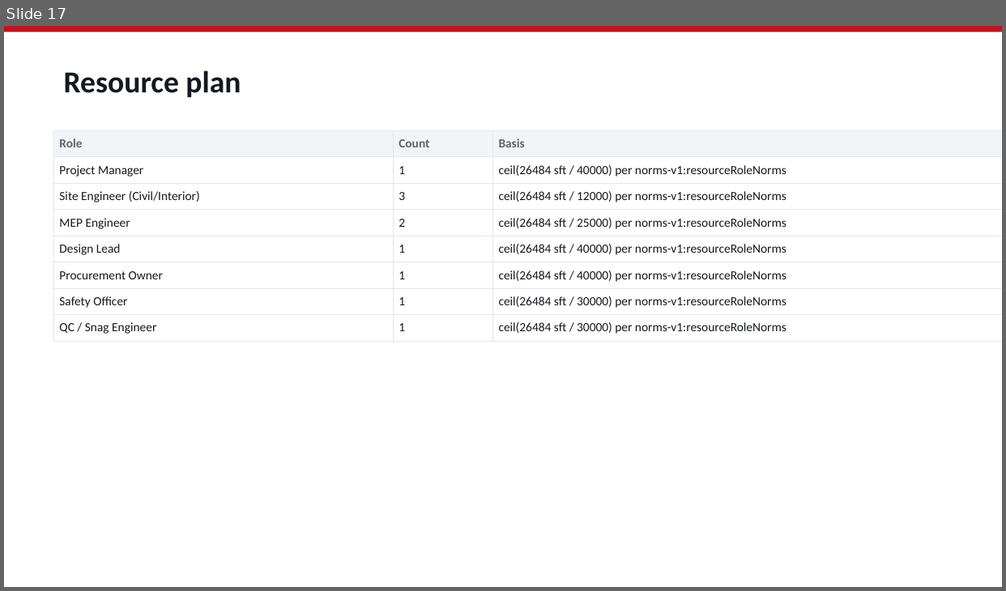
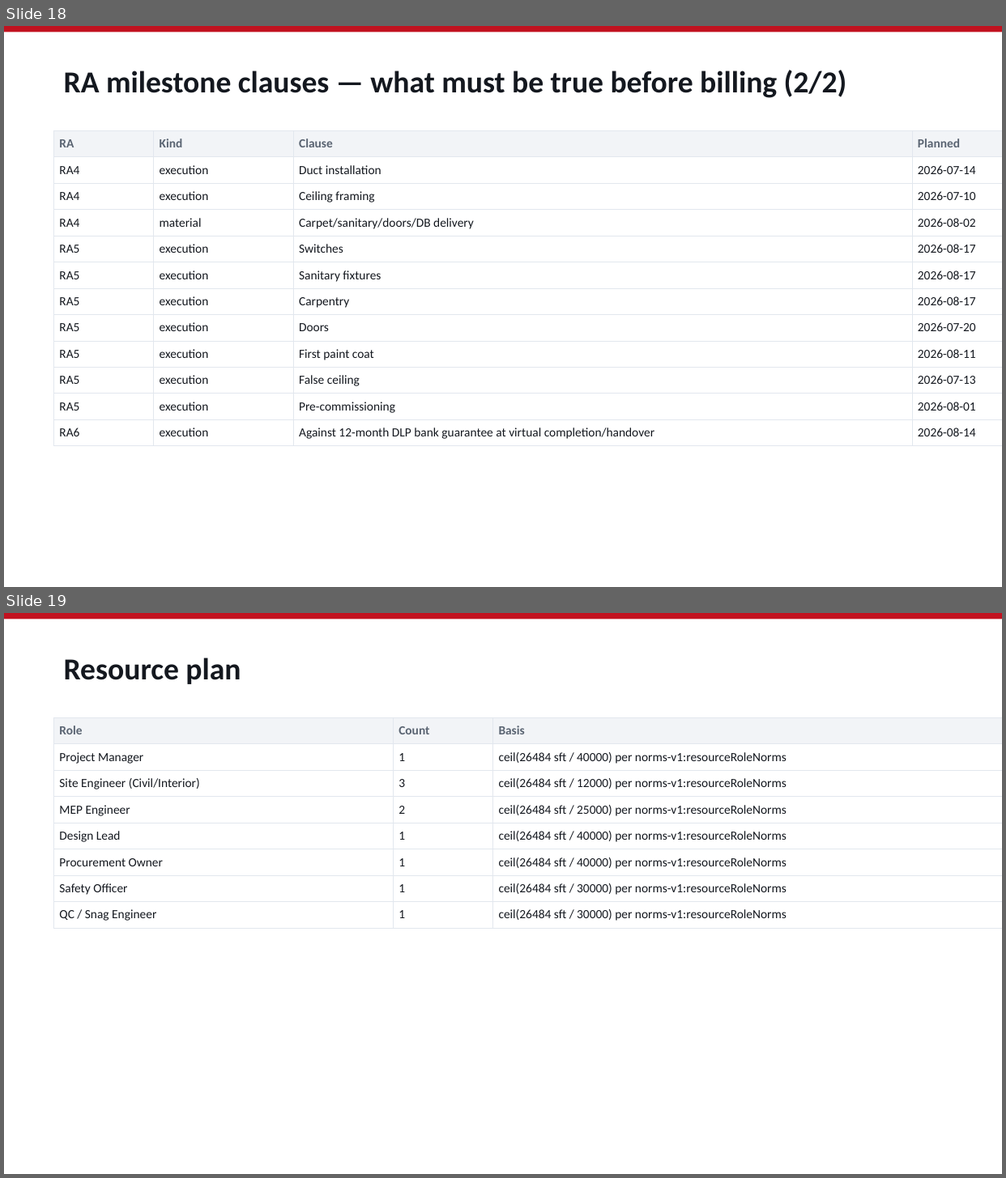
Before and after one commit to aayushdhoot/Planning-Engine, a slide deck: sample-output/skf-pune-internal-deck.pptx. Shown one above the other, each under a label of ours: slide 17 before the commit, slides 18 and 19 after it. The pictures are 1006x591 and 1006x1178 pixels, drawn with LibreOffice and Linux fonts; fonts in the diff are those of the drawing. Boxes give left, top, right and bottom in pixels: in the first picture for what was removed or moved away, otherwise in the second. Text is boxed around its words. In the diff, an @@ line names an element or a change of style, - is before the commit and + after.

```diff
--- a/sample-output/skf-pune-internal-deck.pptx
+++ b/sample-output/skf-pune-internal-deck.pptx
@@ slide 18 added at <box>4,26,1002,587</box>, background #FFFFFF @@
@@ rectangle added at <box>4,26,1002,32</box>, fill #C1121F @@
@@ text added at <box>64,70,847,98</box>, 22 pt, text #14181F, bold @@
+RA milestone clauses — what must be true before billing (2/2)
@@ table added at <box>54,130,1002,442</box>, 12 rows, 5 columns @@
+RA | Kind | Clause | Planned | Status
+RA4 | execution | Duct installation | 2026-07-14 | Delayed
+RA4 | execution | Ceiling framing | 2026-07-10 | Delayed
+RA4 | material | Carpet/sanitary/doors/DB delivery | 2026-08-02 | WIP
+RA5 | execution | Switches | 2026-08-17 | WIP
+RA5 | execution | Sanitary fixtures | 2026-08-17 | WIP
+RA5 | execution | Carpentry | 2026-08-17 | WIP
+RA5 | execution | Doors | 2026-07-20 | Delayed
+RA5 | execution | First paint coat | 2026-08-11 | WIP
+RA5 | execution | False ceiling | 2026-07-13 | Delayed
+RA5 | execution | Pre-commissioning | 2026-08-01 | WIP
+RA6 | execution | Against 12-month DLP bank guarantee at virtual completion/handover | 2026-08-14 | WIP
@@ what was slide 17 is now slide 19 @@
```
Also in this commit, not shown: 1 slide changed, 2 other slides added, 1 slide removed, 56 other files.
